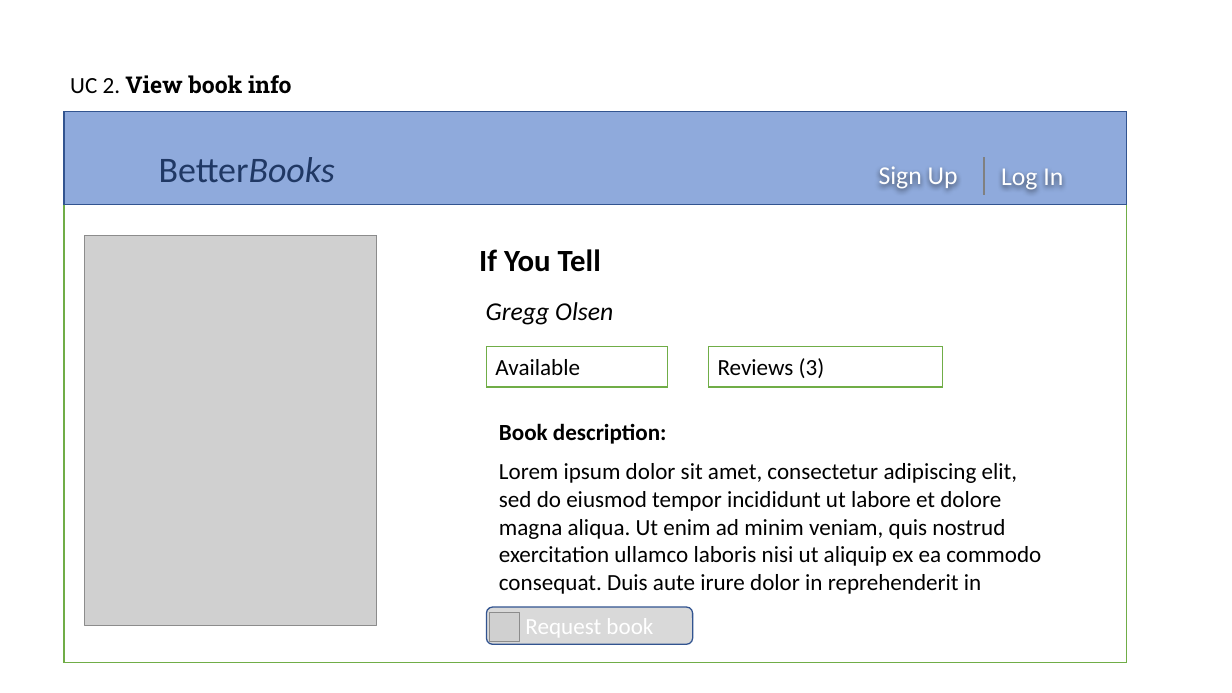
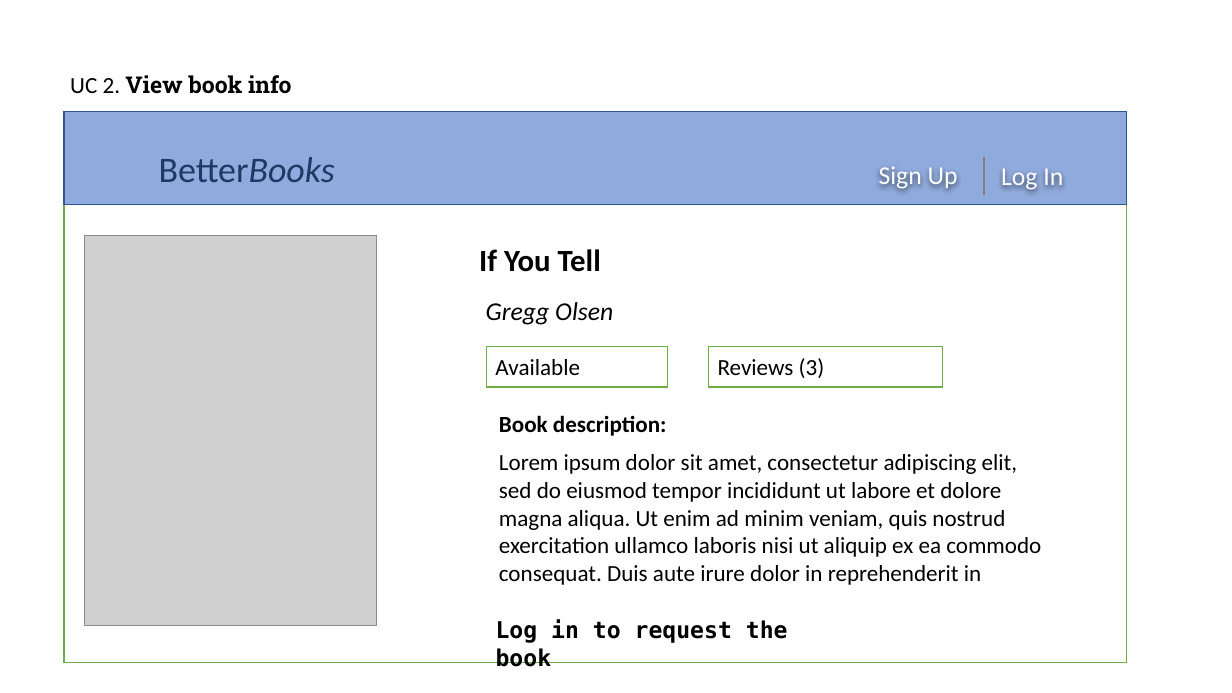
Before and after one commit to kateGalich/capstone, a slide deck: slide 2 of Construction 1/UI Prototypes.pptx. Drawn at 1232x693 pixels with LibreOffice and Linux fonts; fonts in the diff are those of the drawing; grey boxes stand for pictures; background and template pictures are left out. Boxes give left, top, right and bottom in pixels: in the first picture for what was removed or moved away, otherwise in the second. Text is boxed around its words. In the diff, an @@ line names an element or a change of style, - is before the commit and + after.

```diff
--- a/Construction 1/UI Prototypes.pptx
+++ b/Construction 1/UI Prototypes.pptx
@@ text "Book description:": place and size @@
-text "Book description:" at (499,423,667,444)
+text "Book description:" at (499,415,667,436)
@@ text "Lorem ipsum dolor sit amet, ...": place and size @@
-text "Lorem ipsum dolor sit amet, ..." at (499,463,1041,594)
+text "Lorem ipsum dolor sit amet, ..." at (499,454,1041,585)
@@ rounded rectangle removed at (486,607,692,644) @@
-Request book
@@ picture removed at (490,613,519,642) @@
@@ text added at (496,619,788,667), 18 pt, text #000000, bold @@
+Log in to request the book
```
Also in this commit, not shown: 3 other slides changed, 1 other file.
